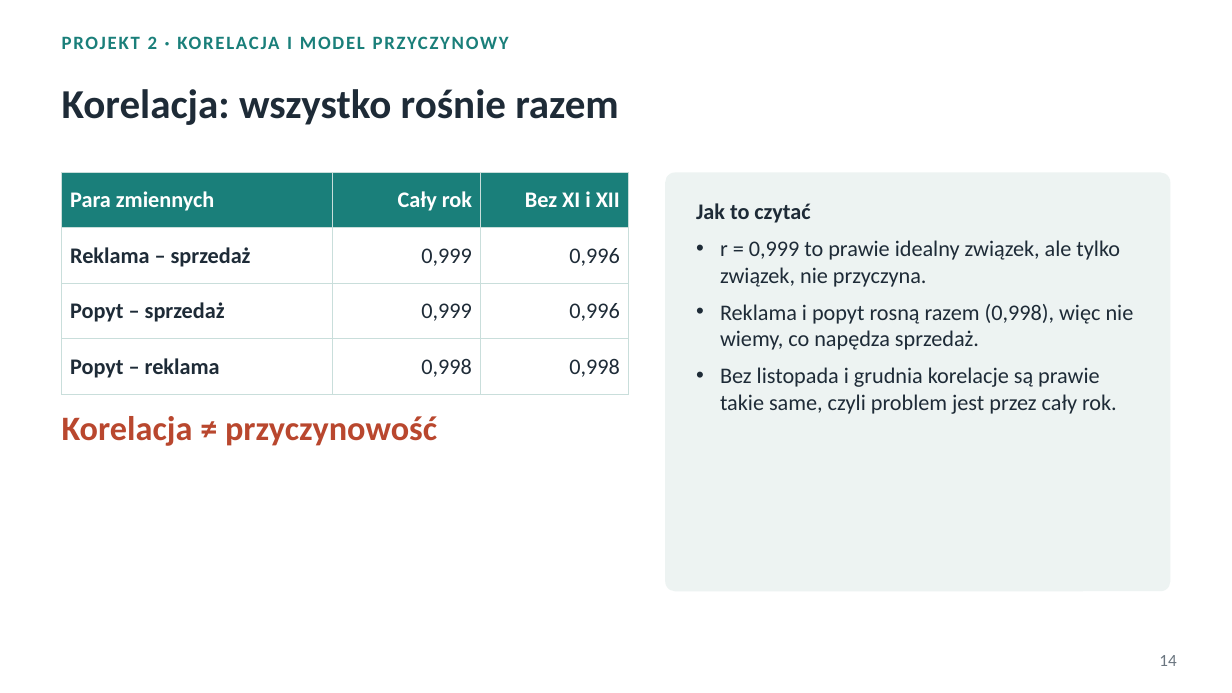
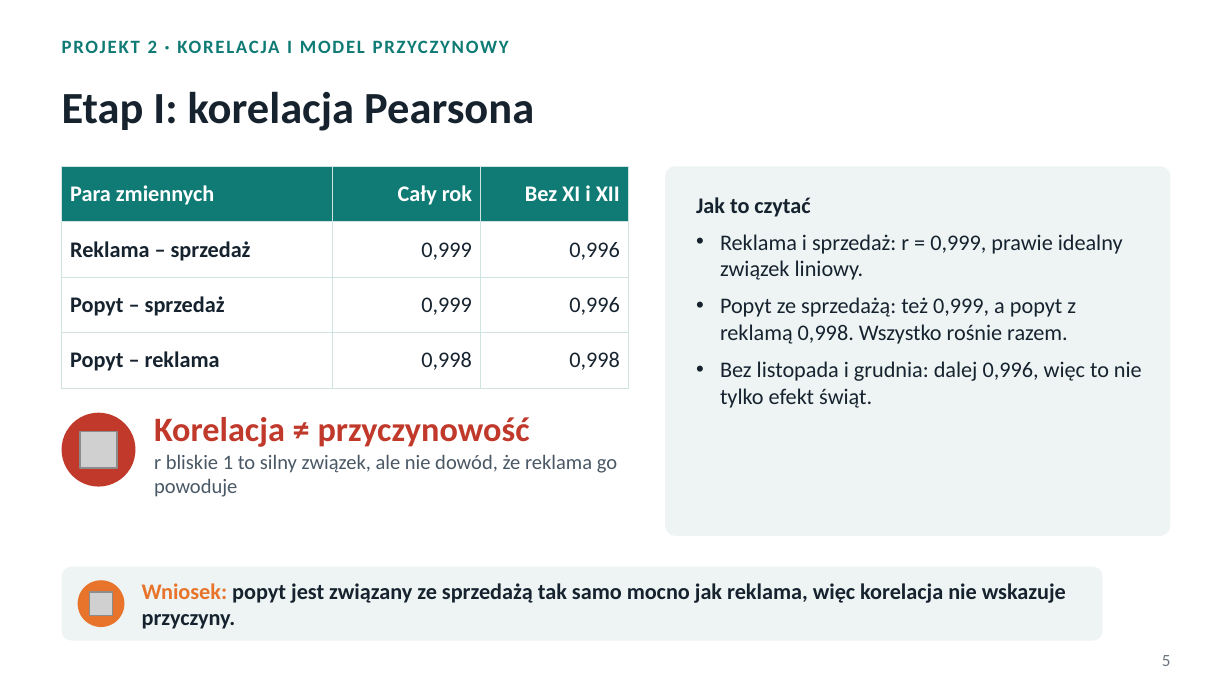
Before and after one commit to ploiu123/praca, a slide deck: slide 5 of prezentacja/Podstawy_analityki_projekty.pptx (slide 14 before the commit). Drawn at 1232x693 pixels with LibreOffice and Linux fonts; fonts in the diff are those of the drawing; grey boxes stand for pictures. Boxes give left, top, right and bottom in pixels: in the first picture for what was removed or moved away, otherwise in the second. Text is boxed around its words. In the diff, an @@ line names an element or a change of style, - is before the commit and + after.

```diff
--- a/prezentacja/Podstawy_analityki_projekty.pptx
+++ b/prezentacja/Podstawy_analityki_projekty.pptx
@@ text "PROJEKT 2 · KORELACJA I ..." at [62, 40, 509, 53]: text colour #1A7F7A to #0F7B74 @@
@@ title at [62, 91, 534, 131]: text changed; size 24 to 26 pt; text colour #1E2B37 to #16232F @@
-Korelacja: wszystko rośnie razem
+Etap I: korelacja Pearsona
@@ table at [62, 166, 628, 375] @@
@@ fill #1A7F7A to #0F7B74 in row 1 @@
@@ text colour #1E2B37 to #16232F in "Reklama – sprzedaż", "0,999", "0,996", "Popyt – sprzedaż" and 5 more places @@
@@ borders changed @@
@@ table: place and size @@
-table at [62, 172, 628, 382]
+table at [62, 166, 628, 375]
@@ rounded rectangle: place and size @@
-rounded rectangle at [665, 172, 1170, 591]
+rounded rectangle at [665, 166, 1170, 536]
@@ rounded rectangle at [665, 166, 1170, 536]: fill #EDF3F2 to #EDF4F3; proportions changed @@
@@ text "Jak to czytać" at [720, 234, 1142, 408]: text colour #1E2B37 to #16232F in "Jak to czytać" @@
@@ text at [720, 234, 1142, 408]: text changed; text colour #1E2B37 to #16232F @@
-• r = 0,999 to prawie idealny związek, ale tylko związek, nie przyczyna.
-• Reklama i popyt rosną razem (0,998), więc nie wiemy, co napędza sprzedaż.
-• Bez listopada i grudnia korelacje są prawie takie same, czyli problem jest przez cały rok.
+• Reklama i sprzedaż: r = 0,999, prawie idealny związek liniowy.
+• Popyt ze sprzedażą: też 0,999, a popyt z reklamą 0,998. Wszystko rośnie razem.
+• Bez listopada i grudnia: dalej 0,996, więc to nie tylko efekt świąt.
@@ text removed at [62, 416, 437, 446] @@
-Korelacja ≠ przyczynowość
@@ ellipse added at [62, 413, 136, 487], fill #C0392B @@
@@ text added at [154, 417, 617, 497], 12 pt, text #4A5866 @@
+Korelacja ≠ przyczynowość
+r bliskie 1 to silny związek, ale nie dowód, że reklama go powoduje
@@ picture added at [80, 431, 117, 468] @@
@@ rounded rectangle added at [62, 567, 1103, 641], fill #EDF4F3 @@
@@ ellipse added at [78, 580, 124, 627], fill #E8742C @@
@@ picture added at [89, 591, 112, 615] @@
@@ text added at [142, 583, 1066, 629], 13 pt, text #16232F, bold @@
+Wniosek: popyt jest związany ze sprzedażą tak samo mocno jak reklama, więc korelacja nie wskazuje przyczyny.
@@ page number removed at [1159, 655, 1176, 666] @@
-14
@@ page number added at [1162, 655, 1171, 666], 10 pt, text #6B7680 @@
+5
```
Also in this commit, not shown: 24 other slides changed, 10 slides added, 12 slides removed, 4 other files.
